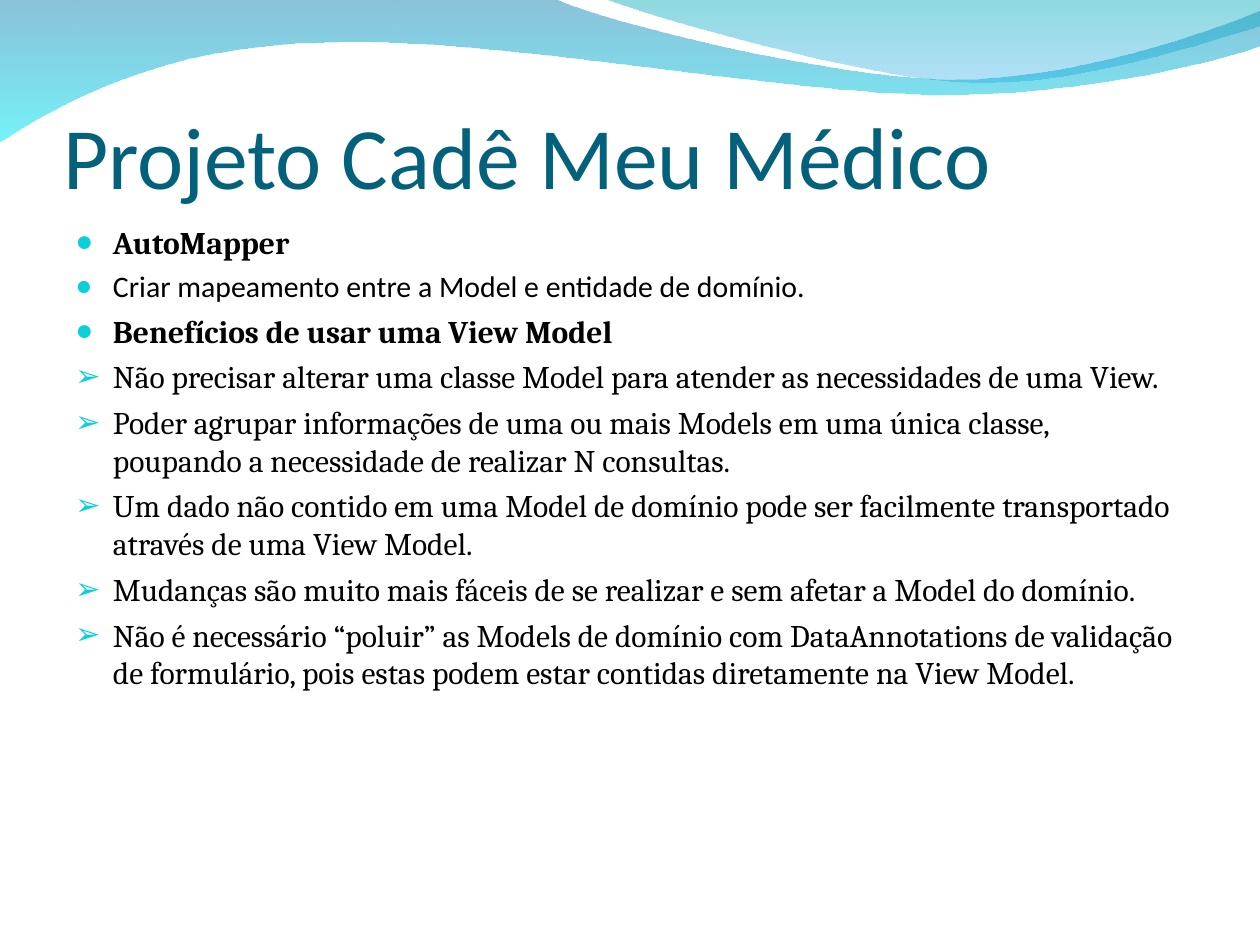
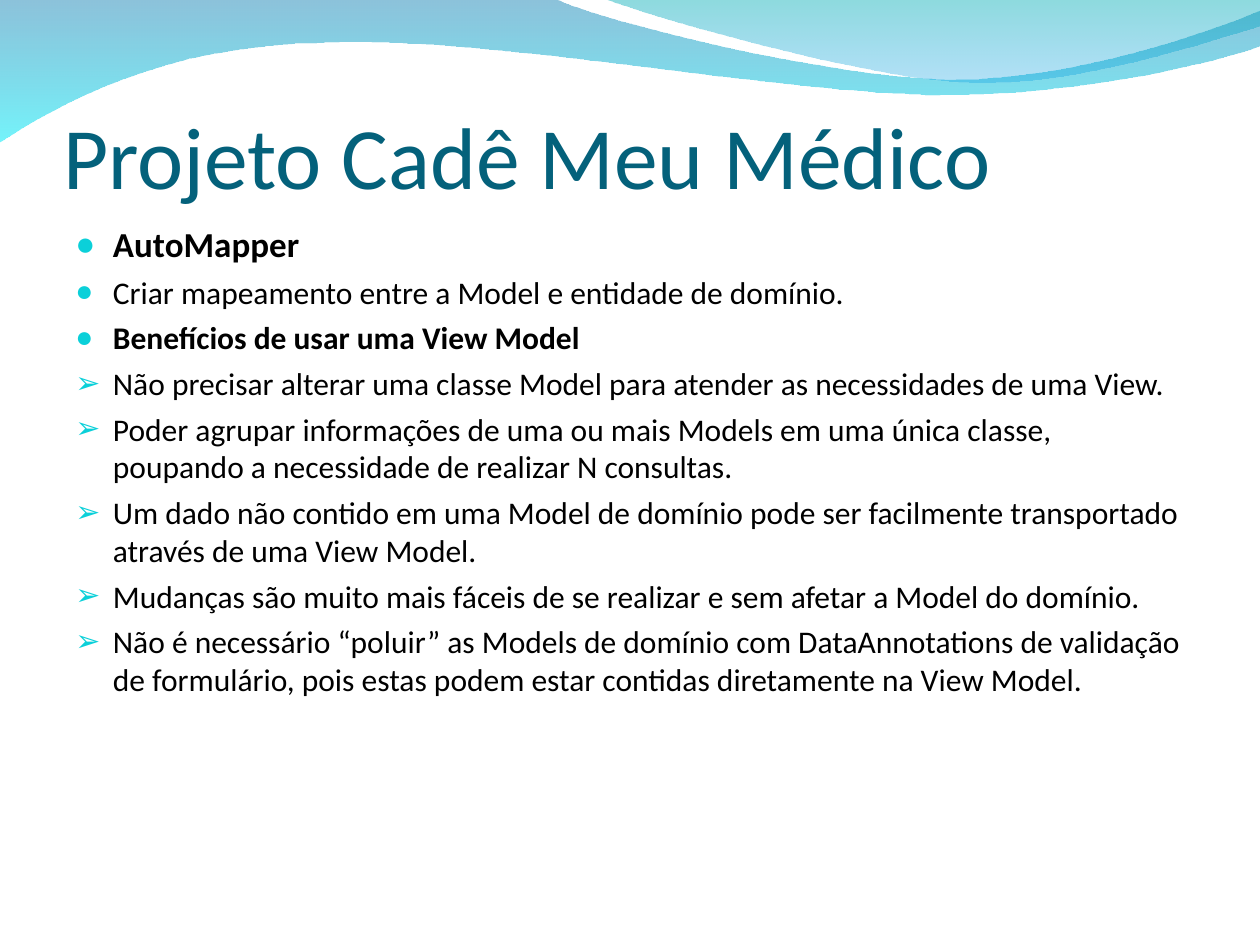
Before and after one commit to wandersonalvesrodrigues/Apresentacao_ASP.NET_MVC, a slide deck: slide 29 of ASP.NET MVC.ppt (slide 25 before the commit). Drawn at 1260x945 pixels with LibreOffice and Linux fonts; fonts in the diff are those of the drawing; background and template pictures are left out. Boxes give left, top, right and bottom in pixels: in the first picture for what was removed or moved away, otherwise in the second. Text is boxed around its words. In the diff, an @@ line names an element or a change of style, - is before the commit and + after.

```diff
--- a/ASP.NET MVC.ppt
+++ b/ASP.NET MVC.ppt
@@ text "AutoMapper" at (x1=113, y1=234, x2=1180, y2=696): size 18 to 20 pt in "AutoMapper"; font Cambria to Calibri; size 17 to 18 pt in "Criar mapeamento entre a Model e entidade ..." @@
```
Also in this commit, not shown: 4 other slides changed, 19 slides added, 1 slide removed, 17 other files.
